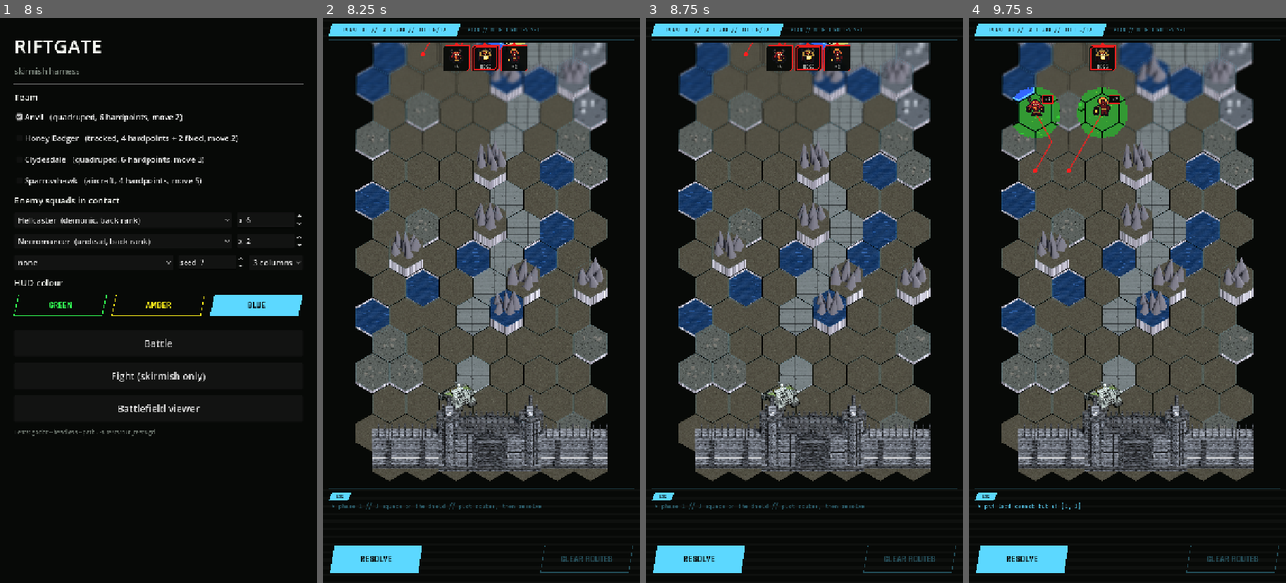
Above: before the commit, frames 1-4 (left to right).
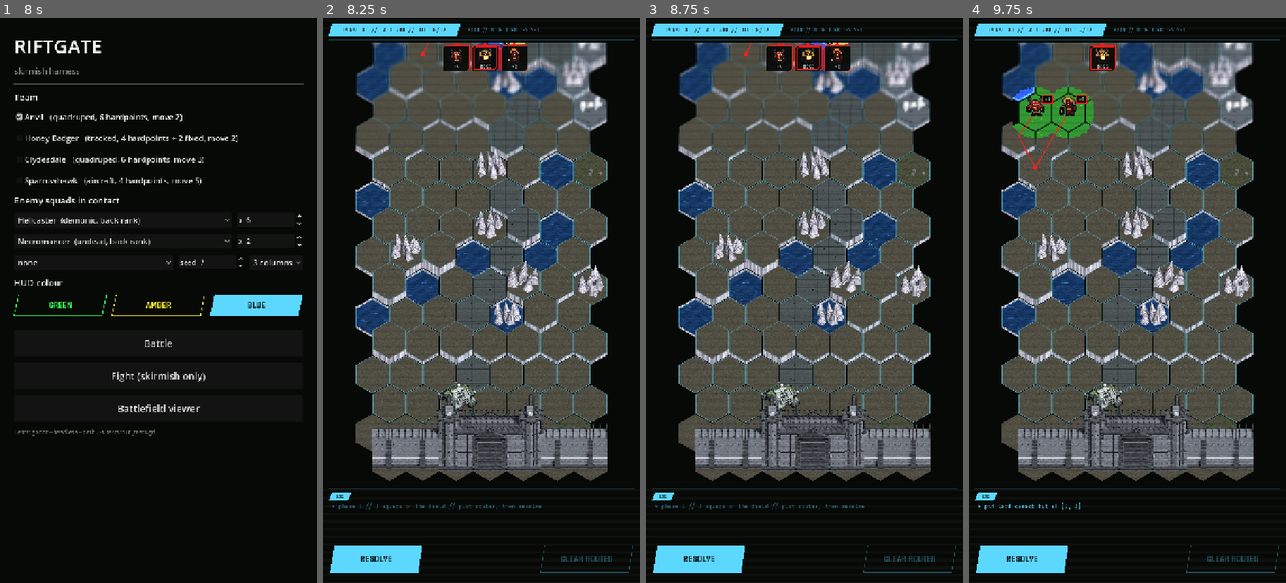
Above: after the commit, the same moments.

Repository: ryanjdmartin/riftgate
Game: Godot game, scene res://game/harness.tscn
The game is run twice, just before and just after one commit, with the same random seed, the same clock (stepped at 60 frames per second) and the same inputs.
Inputs:
- Up to frame 1 (8 s): click "Anvil (quadruped, 6 hardpoint…" at 0.5 s; click "Honey Badger (tracked, 4 hard…" at 1.25 s; click "Clydesdale (quadruped, 6 hard…" at 2 s; click "Sparrowhawk (aircraft, 4 hard…" at 2.75 s; click "Ghoul (undead, front rank)" at 3.5 s; click "none" at 4.25 s; click "3 columns" at 5 s; click "GREEN" at 5.75 s; click "AMBER" at 6.5 s; click "BLUE" at 7.25 s
- Up to frame 2 (8.25 s): click "Battle" at 8 s
- Up to frame 3 (8.75 s): no input
- Up to frame 4 (9.75 s): click "RESOLVE" at 8.75 s; click "RESOLVE" at 9.5 s

Frame 1 is identical in both runs. In frame 2, 17% of the frame differs, in the area x 10-90%, y 4-81%; in frame 3, 17%; in frame 4, 19%.

Commit message:
The battlefield as the commander's holographic display: lit grid in the scene, scanlines, corrupted flicker, ink on the gate; relief decoupled from terrain
Height is now a relief field (BattleMap.elevation in terraces, water sunk), not terrain type, and crags sit at their ground's level with rock-textured spikes. The hex grid is emissive lines in the 3D scene so raised ground hides it and the bleed collapses it with the column; the overlay grid is gone. The compositor runs scanlines across the whole battlefield and tears the corrupted side in flickering bands. The gate and walls take the ink outline and a calmer Arsenal metal. The unit seat no longer turns with the facing, so the southward set holds and units sit in their hexes. Rough ground is scrub and rare, the road is dark paving, ruins carry blocks and wall stubs in rubble. The edge tags no longer jump on tap. Bible and status record the direction.

Co-Authored-By: Claude Fable 5.1 <noreply@anthropic.com>

Diff:
--- a/game/battle/battle_map_view.gd
+++ b/game/battle/battle_map_view.gd
@@ -270,12 +270,9 @@
 		mat.set_shader_parameter("scroll", Vector2(scroll_x, scroll_y))
 		mat.set_shader_parameter("zoom", zoom)
 		draw_texture_rect(_mix.get_texture(), Rect2(Vector2.ZERO, size), false)
-		# Everything from here to the edge tags is drawn in map space under the zoom and scroll.
+		# Everything from here to the edge tags is drawn in map space under the zoom and
+		# scroll. The grid itself is in the scene, lit, so raised ground hides it.
 		draw_set_transform(Vector2(scroll_x, scroll_y), 0.0, Vector2(zoom, zoom))
-		for h in map.all_hexes():
-			if map.gate_hexes.has(h) or map.wall_hexes.has(h):
-				continue   # the gate's rows are not ground anyone plays on
-			Hud.stroke_poly(self, Hex.corners(center(h), HEX_SIZE - 1.5), Color(hud, 0.10), 1.0)   # the grid, on the terrain
 	else:
 		draw_set_transform(Vector2(scroll_x, scroll_y), 0.0, Vector2(zoom, zoom))
 		# Headless: the painted map, so the view still lays out and the structures still show.
@@ -434,10 +431,7 @@
 			if _holding:
 				hold_released.emit()
 			elif _pressed and not _dragged and field != null:
-				var tagged := _tag_at(event.position)
-				if tagged != null:
-					scroll_to_unit(tagged)
-				else:
+				if _tag_at(event.position) == null:   # the edge tags only inform; no jump (Ryan, 21 September)
 					var h := hex_at(event.position)
 					if field.map.has(h):
 						var now := Time.get_ticks_msec() / 1000.0
--- a/game/battle/bleed.gdshader
+++ b/game/battle/bleed.gdshader
@@ -71,5 +71,12 @@
 	vec4 scene = scene_at(TEXTURE, UV, px);
 	vec4 other = texture(painted, px / map_size);
 	other.rgb = floor(other.rgb * levels + 0.5) / levels;
+	// The corrupted side is input the display cannot hold: bands of it tear and flicker.
+	float band = floor(px.y / 6.0);
+	float tick = floor(TIME * 18.0);
+	float flick = step(0.94, fract(sin(band * 12.9898 + tick * 7.31) * 43758.5453));
+	other.rgb *= 1.0 - 0.4 * flick;
 	COLOR = (k > bayer(c)) ? other : scene;
+	// The whole battlefield is a projection: scanlines across all of it.
+	COLOR.rgb *= 0.93 + 0.07 * step(1.0, mod(spx.y, 3.0));
 }
--- a/game/battle/map_3d.gd
+++ b/game/battle/map_3d.gd
@@ -34,22 +34,17 @@
 	BattleMap.Terrain.MOUNTAIN: Color("23212a"),
 }
 
-## The top of each terrain's column in model units. Water is sunk, so its far bank shows;
-## a crag is a tall column with a spire on it, and only a flyer crosses it.
-const HEIGHT := {
-	BattleMap.Terrain.PLAIN: 0.0,
-	BattleMap.Terrain.ROAD: 1.0,
-	BattleMap.Terrain.ROUGH: 6.0,
-	BattleMap.Terrain.RUINS: 9.0,
-	BattleMap.Terrain.WATER: -5.0,
-	BattleMap.Terrain.MOUNTAIN: 20.0,
-}
+## Height is landscape, not terrain type (Ryan, 21 September): the map's relief field in
+## steps of STEP, water sunk so its far bank shows. A crag sits at its ground's level with
+## the spikes on top.
+const STEP := 7.0
+const WATER_DROP := -5.0
 
 ## The tile each terrain's top wears (art/terrain/<name>.png); sides wear rock.
 const TILE := {
 	BattleMap.Terrain.PLAIN: "dirt",
 	BattleMap.Terrain.ROAD: "concrete",
-	BattleMap.Terrain.ROUGH: "gravel",
+	BattleMap.Terrain.ROUGH: "scrub",
 	BattleMap.Terrain.RUINS: "rubble",
 	BattleMap.Terrain.WATER: "water",
 	BattleMap.Terrain.MOUNTAIN: "crag",
@@ -65,7 +60,8 @@
 var _scroll := Vector2.ZERO     # the map view's scroll
 var _zoom: float = 1.0
 var _camera: Camera3D
-var _units: Dictionary = {}     # unit id -> Node3D, a pivot at the hex; the model hangs off it centred by its bounds
+var _units: Dictionary = {}     # unit id -> Node3D, the seat at the hex (set south a little); the pivot under it turns
+var _pivots: Dictionary = {}    # unit id -> the pivot that turns to the facing; the model hangs off it centred by its bounds
 var _shadows: Dictionary = {}   # unit id -> the ground disc under a flyer
 var _base: Dictionary = {}      # unit id -> resting position, which the idle sway plays around
 var _phase: Dictionary = {}     # unit id -> idle phase, so the team does not sway in step
@@ -159,6 +155,14 @@
 	return _lift.get(h, 0.0)
 
 
+## A hex's ground height in model units, from the map's relief.
+func _height_of(h: Vector2i) -> float:
+	if not field.map.has(h):
+		return 0.0
+	var e: int = field.map.elevation.get(h, 0)
+	return WATER_DROP if e < 0 else float(e) * STEP
+
+
 ## Flat colour: unshaded so the palette stays exact, two-sided so winding never matters.
 func _flat(color: Color) -> StandardMaterial3D:
 	var m := StandardMaterial3D.new()
@@ -191,6 +195,32 @@
 	m.set_shader_parameter("lift", 1.35)
 	_materials[tile] = m
 	return m
+
+
+## The hex outline as lines at height `y`, for the glowing grid.
+func _grid_mesh(y: float) -> ArrayMesh:
+	var corners := Hex.corners(Vector2.ZERO, hex_px - 1.5)
+	var st := SurfaceTool.new()
+	st.begin(Mesh.PRIMITIVE_LINES)
+	for i in range(corners.size()):
+		st.add_vertex(_world(corners[i], y))
+		st.add_vertex(_world(corners[(i + 1) % corners.size()], y))
+	return st.commit()
+
+
+var _grid_mat: StandardMaterial3D = null
+
+## The display's light: unshaded HUD colour, emissive so the glow pass catches it.
+func _grid_material() -> StandardMaterial3D:
+	if _grid_mat == null:
+		_grid_mat = StandardMaterial3D.new()
+		_grid_mat.shading_mode = BaseMaterial3D.SHADING_MODE_UNSHADED
+		_grid_mat.transparency = BaseMaterial3D.TRANSPARENCY_ALPHA
+		_grid_mat.albedo_color = Color(Palette.HUD, 0.55)
+		_grid_mat.emission_enabled = true
+		_grid_mat.emission = Palette.HUD
+		_grid_mat.emission_energy_multiplier = 1.4
+	return _grid_mat
 
 
 ## One hex of flat ground as a polygon: the dark rim under the columns, for the grid gaps.
@@ -252,7 +282,7 @@
 	for h in map.all_hexes():
 		var t: int = map.terrain[h]
 		var at := _hex_world(h)
-		var hgt: float = HEIGHT[t]
+		var hgt := _height_of(h)
 		# Which edges need a wall: those facing a neighbour at another height, or none.
 		var sides: Array = []
 		var here := Hex.to_pixel(h, hex_px)
@@ -262,7 +292,7 @@
 			var other: float = -999.0
 			for nb in Hex.neighbors(h):
 				if map.has(nb) and Hex.to_pixel(nb, hex_px).distance_to(across) < hex_px * 0.5:
-					other = HEIGHT[map.terrain[nb]] if not (map.gate_hexes.has(nb) or map.wall_hexes.has(nb)) else 0.0
+					other = _height_of(nb)
 			sides.append(absf(other - hgt) > 0.01)
 		var r := MeshInstance3D.new()
 		r.mesh = rim
@@ -284,6 +314,14 @@
 		if mi.mesh.get_surface_count() > 1:
 			mi.set_surface_override_material(1, rock)
 		col.add_child(mi)
+		if not (map.gate_hexes.has(h) or map.wall_hexes.has(h)):
+			# The grid is the display's own light, drawn on the ground in the scene so a
+			# raised hex hides the lines behind it and the bleed takes them with the column.
+			var grid := MeshInstance3D.new()
+			grid.mesh = _grid_mesh(hgt + 0.35)
+			grid.material_override = _grid_material()
+			grid.cast_shadow = GeometryInstance3D.SHADOW_CASTING_SETTING_OFF
+			col.add_child(grid)
 		rng.seed = h.x * 131 + h.y * 7919
 		match t:
 			BattleMap.Terrain.MOUNTAIN:
@@ -291,7 +329,7 @@
 				# but a flyer gets over it.
 				# Filling the tile and overflowing its height, so it reads as a thing you fly
 				# over, not a pile.
-				var rock_dark := _lit(Color("3a383e"))
+				var rock_dark := _terrain_material("rock")
 				for k in range(6):
 					var spike := CylinderMesh.new()
 					spike.top_radius = 0.8
@@ -307,14 +345,26 @@
 					pk.rotation = Vector3(rng.randf_range(-0.18, 0.18), rng.randf_range(0, TAU), rng.randf_range(-0.18, 0.18))
 					col.add_child(pk)
 			BattleMap.Terrain.RUINS:
-				for k in range(3):
+				# Broken blocks and a couple of standing wall stubs.
+				var rubble := _terrain_material("rubble")
+				for k in range(5):
 					var b := BoxMesh.new()
-					b.size = Vector3(rng.randf_range(6, 12), rng.randf_range(4, 14), rng.randf_range(5, 9))
+					b.size = Vector3(rng.randf_range(5, 12), rng.randf_range(3, 12), rng.randf_range(4, 9))
 					var bi := MeshInstance3D.new()
 					bi.mesh = b
-					bi.material_override = _lit(Color("5a5c60"))
-					bi.position = Vector3(rng.randf_range(-16, 16), hgt + b.size.y * 0.5, rng.randf_range(-12, 12))
+					bi.material_override = rubble
+					bi.position = Vector3(rng.randf_range(-18, 18), hgt + b.size.y * 0.5, rng.randf_range(-13, 13))
+					bi.rotation.y = rng.randf_range(0, TAU)
 					col.add_child(bi)
+				for k in range(2):
+					var wall_stub := BoxMesh.new()
+					wall_stub.size = Vector3(rng.randf_range(10, 18), rng.randf_range(14, 24), 2.5)
+					var wi := MeshInstance3D.new()
+					wi.mesh = wall_stub
+					wi.material_override = rubble
+					wi.position = Vector3(rng.randf_range(-14, 14), hgt + wall_stub.size.y * 0.5, rng.randf_range(-10, 10))
+					wi.rotation.y = rng.randf_range(0, TAU)
+					col.add_child(wi)
 			BattleMap.Terrain.ROUGH:
 				for k in range(4):
 					var b := BoxMesh.new()
@@ -338,6 +388,7 @@
 	var map := field.map
 	if MechView3D.has_model("gate"):
 		var g := _model("gate", "arsenal")
+		_marker(g)   # ink on its creases, so the towers and reveals read as geometry
 		g.position = _hex_world(map.gate)
 		g.rotation.y = PI   # turned about, so its portcullis face is the one the player sees
 		add_child(g)
@@ -347,6 +398,7 @@
 			if Hex.axial_to_offset(w).y != map.height - 1:
 				continue   # the structures are GATE_ROWS deep; the models stand on the bottom row only
 			var m := _model("wall", "arsenal")
+			_marker(m)
 			m.position = _hex_world(w)
 			m.rotation.y = PI
 			add_child(m)
@@ -373,7 +425,7 @@
 	for h in _columns.keys():
 		var s := Bleed.standing(Bleed.at(_origin + Hex.to_pixel(h, hex_px), grad, src))
 		(_columns[h] as Node3D).scale.y = maxf(0.02, s)
-		_lift[h] = HEIGHT[map.terrain[h]] * s * _cos * _ppu
+		_lift[h] = _height_of(h) * s * _cos * _ppu
 	for st in _structs:
 		(st[1] as Node3D).scale.y = maxf(0.02, Bleed.standing(Bleed.at(_origin + Hex.to_pixel(st[0], hex_px), grad, src)))
 	var seen := {}
@@ -391,15 +443,17 @@
 		node.position = _base[u.id]
 		if _shadows.has(u.id):
 			(_shadows[u.id] as Node3D).position = _base[u.id] + Vector3(0.0, 0.3, 0.0)
-		if u.is_player() and not u.is_static():
+		if u.is_player() and not u.is_static() and _pivots.has(u.id):
 			# The model faces -Z (north) at rest; screen-down is +Z, so the facing turns the
-			# other way from the pixel direction.
+			# other way from the pixel direction. The pivot turns; the seat's southward set
+			# above it does not.
 			var d: Vector2 = Hex.to_pixel(Hex.DIRECTIONS[u.facing], 1.0).normalized()
-			node.rotation.y = atan2(-d.x, -d.y)
+			(_pivots[u.id] as Node3D).rotation.y = atan2(-d.x, -d.y)
 	for uid in _units.keys():
 		if not seen.has(uid):
 			_units[uid].queue_free()
 			_units.erase(uid)
+			_pivots.erase(uid)
 			_base.erase(uid)
 			if _shadows.has(uid):
 				_shadows[uid].queue_free()
@@ -417,8 +471,10 @@
 			continue
 		var node: Node3D = _units[uid]
 		var ph: float = _phase.get(uid, 0.0)
-		node.rotation.z = sin(_time * 1.6 + ph) * 0.035
-		node.rotation.x = sin(_time * 1.1 + ph * 0.7) * 0.02
+		if _pivots.has(uid):
+			var pv: Node3D = _pivots[uid]
+			pv.rotation.z = sin(_time * 1.6 + ph) * 0.035
+			pv.rotation.x = sin(_time * 1.1 + ph * 0.7) * 0.02
 		var base: Vector3 = _base.get(uid, node.position)
 		node.position = base + Vector3(0.0, sin(_time * 2.1 + ph) * 2.0, 0.0)
 
@@ -442,12 +498,13 @@
 		var hover := HOVER if flyer else 0.0
 		# Under the pitched camera a body's middle projects north of its feet, so the model
 		# is set south by as much as that, and its visual centre lands on the hex centre.
-		var south := (hover + aabb.size.y * k * 0.5) * _cos / _sin
+		var south := (hover + aabb.size.y * k * 0.6) * _cos / _sin
 		node.position = Vector3(-aabb.get_center().x, -aabb.position.y, -aabb.get_center().z) * k + Vector3(0.0, hover, 0.0)
 		pivot.add_child(node)
 		var seat := Node3D.new()   # the pivot turns to the facing; the seat's southward set does not
 		seat.position = Vector3(0.0, 0.0, south)
 		seat.add_child(pivot)
+		_pivots[u.id] = pivot
 		pivot = seat
 		if flyer:
 			var disc := CylinderMesh.new()
--- a/sim/battle_map.gd
+++ b/sim/battle_map.gd
@@ -28,6 +28,7 @@
 var rift_hexes: Array[Vector2i] = []
 var wall_hexes: Array[Vector2i] = []   # the rest of the bottom GATE_ROWS rows: indestructible, nobody stands there
 var crag_base: Dictionary = {}         # crag hex -> the ground under the rock (water, ruins, ...): flavour only
+var elevation: Dictionary = {}         # hex -> relief step 0..3 (water -1): landscape only, no rule reads it
 var map_seed: int = 0
 
 const STRUCTURE_HALF_WIDTH := 1   # gate and rift span centre plus this many hexes each side
@@ -89,14 +90,19 @@
 	for hx in open:
 		m.terrain[hx] = Terrain.PLAIN
 		m.crag_base.erase(hx)
+		m.elevation[hx] = 0
 		for n in Hex.neighbors(hx):
 			if m.has(n):
 				m.terrain[n] = Terrain.PLAIN
 				m.crag_base.erase(n)
-	for row in range(h - GATE_ROWS - 2, h - GATE_ROWS):
+				m.elevation[n] = 0
+	for row in range(h - GATE_ROWS - 2, h):
 		for col in range(w):
 			var hx := Hex.offset_to_axial(col, row)
-			if m.has(hx) and (m.terrain[hx] == Terrain.WATER or m.terrain[hx] == Terrain.MOUNTAIN):
+			if not m.has(hx):
+				continue
+			m.elevation[hx] = 0
+			if m.terrain[hx] == Terrain.WATER or m.terrain[hx] == Terrain.MOUNTAIN:
 				m.terrain[hx] = Terrain.PLAIN
 				m.crag_base.erase(hx)
 	m._ensure_ground_path(rng)
@@ -117,6 +123,9 @@
 	var ridge := FastNoiseLite.new()
 	ridge.seed = map_seed + 202
 	ridge.frequency = 0.22
+	var relief := FastNoiseLite.new()   # terraces, decoupled from what the ground is
+	relief.seed = map_seed + 303
+	relief.frequency = 0.16
 	var centres: Array[Vector2i] = []
 	var keys := terrain.keys()
 	for k in range(rng.randi_range(2, 3)):
@@ -126,12 +135,13 @@
 		var t := Terrain.PLAIN
 		if wet.get_noise_2d(p.x, p.y) < -0.22:
 			t = Terrain.WATER
-		elif rough.get_noise_2d(p.x, p.y) > 0.24:
+		elif rough.get_noise_2d(p.x, p.y) > 0.40:
 			t = Terrain.ROUGH
 		for c in centres:
 			if Hex.distance(hx, c) <= 1 and rng.randf() < 0.75 and t != Terrain.WATER:
 				t = Terrain.RUINS
 		terrain[hx] = t
+		elevation[hx] = -1 if t == Terrain.WATER else clampi(int(floor((relief.get_noise_2d(p.x, p.y) + 0.45) * 3.4)), 0, 3)
 		if absf(ridge.get_noise_2d(p.x, p.y)) < 0.075 and rng.randf() < 0.85 and not is_structure(hx):
 			crag_base[hx] = t
 			terrain[hx] = Terrain.MOUNTAIN
Binary file changed: art/models/gate.glb
Binary file changed: art/models/gate_dark.png
Not shown, changed: art/models/gate_dark.png.import
Binary file changed: art/models/gate_light.png
Not shown, changed: art/models/gate_light.png.import
Binary file changed: art/models/gate_livery.png
Not shown, changed: art/models/gate_livery.png.import
Binary file changed: art/models/gate_panel.png
Not shown, changed: art/models/gate_panel.png.import
Binary file changed: art/models/gate_strip.png
Not shown, changed: art/models/gate_strip.png.import
Binary file changed: art/models/wall.glb
(and 21 more such lines)
